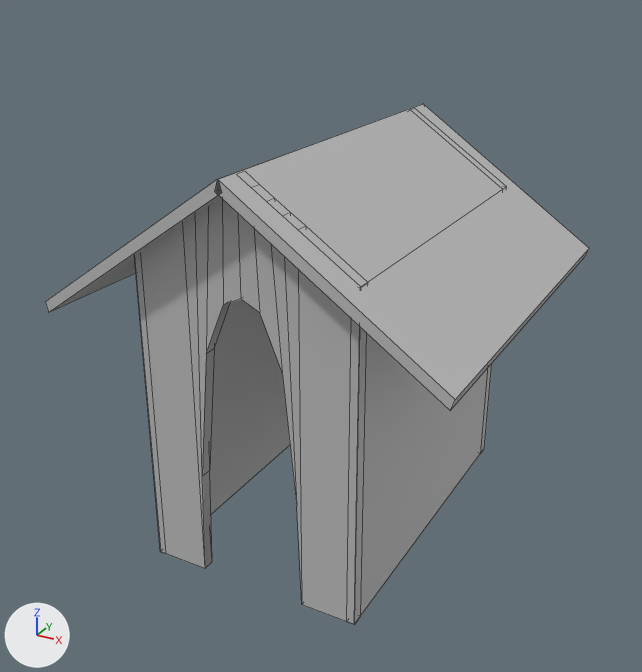
Renders of the FBX model Backyard Snowdown/Assets/Backyard Snowdown/Meshes/Kennel_001_Backyard_001_Large.fbx from each side of a commit.
The view is the same before and after, from a 50 mm camera at (1.47, -6.36, 1.4) aimed at (0.15, -3.95, 0.2). Lighting does not change. The marker at lower left points along +X, +Y and +Z. Mesh edges are drawn as thin lines. Where no turn or scale is listed for an object, it has been applied to the vertices.

The scene before the commit, as lines of its bpy script (objects in view):
```python
me_mesh = bpy.data.meshes.new('Mesh')
me_mesh.from_pydata(...)  # 88 vertices, 76 faces; spans x -0.498..0.498, y -0.498..0.498, z 0.0..1.0
me_mesh.materials.append(mat_lambert5)  # grey #bcbcbc
ob_kennel_001_backyard_001_large = bpy.data.objects.new('Kennel_001_Backyard_001_Large', me_mesh)
ob_kennel_001_backyard_001_large.location = (0.5, -4.5, 0.0)
```
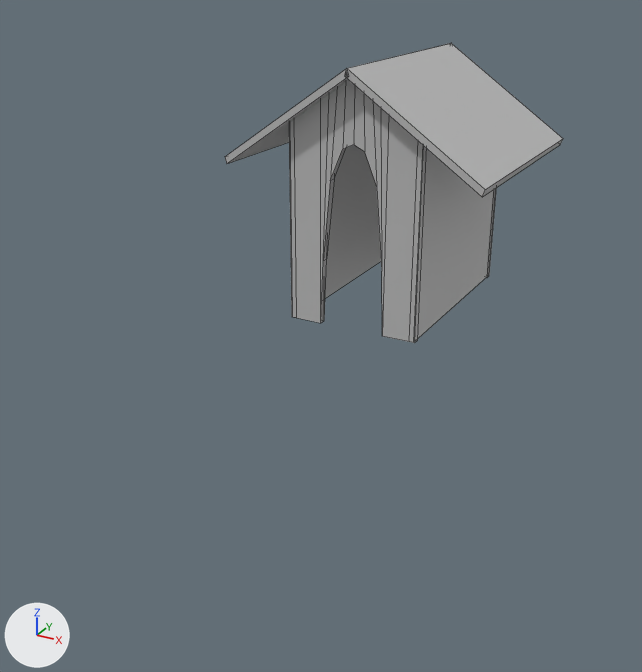
Changed parts and their boxes [x1, y1, x2, y2] in the pictures (642 x 672 px; the box of a moved part takes in the faces that stretch with it):
```json
{"object": "Kennel_001_Backyard_001_Large", "change": "reshaped, moved", "before": [45, 104, 589, 624], "after": [225, 43, 563, 343], "on screen": "38% narrower, 42% shorter"}
{"part": 1, "of": "me_mesh", "change": "moved or reshaped", "before": [135, 254, 290, 553], "after": [325, 145, 381, 298]}
{"part": 2, "of": "me_mesh", "change": "moved or reshaped", "before": [215, 104, 589, 411], "after": [345, 43, 563, 197]}
{"part": 3, "of": "me_mesh", "change": "moved or reshaped", "before": [45, 104, 422, 312], "after": [225, 43, 450, 164]}
```

The change, as JSON lines over the scene's bpy script:
```json
{"block": "me_mesh", "where": "me_mesh.from_pydata(...)  # 88 vertices, 76 faces; spans x -0.498..0.498, y -0.498..0.498, z 0.0..1.0"}
{"block": "me_mesh", "where": "# used by ob_kennel_001_backyard_001_large; location = (0.5, -4.5, 0.0)"}
{"block": "me_mesh", "change": "me_mesh part 1: the loose piece of 8 vertices spanning x -0.274..-0.255, y -0.437..0.437, z 0.0..0.811 is scaled about the mesh origin by (0.988, 0.989, 1)"}
{"block": "me_mesh", "change": "me_mesh part 2: the loose piece of 8 vertices spanning x -0.008..0.498, y -0.498..0.498, z 0.632..1.0 is scaled about its middle by (1.07, 1, 1.07), then moved by (0.016, 0.0, 0.0)"}
{"block": "me_mesh", "change": "me_mesh part 3: the loose piece of 8 vertices spanning x -0.498..0.008, y -0.498..0.498, z 0.632..1.0 is scaled about its middle by (1.07, 1, 1.07), then moved by (-0.016, 0.0, 0.0)"}
{"op": "set", "path": "ob_kennel_001_backyard_001_large.location", "old": "(0.5, -4.5, 0.0)", "new": "(0.0, -3.0, 0.0)"}
```
